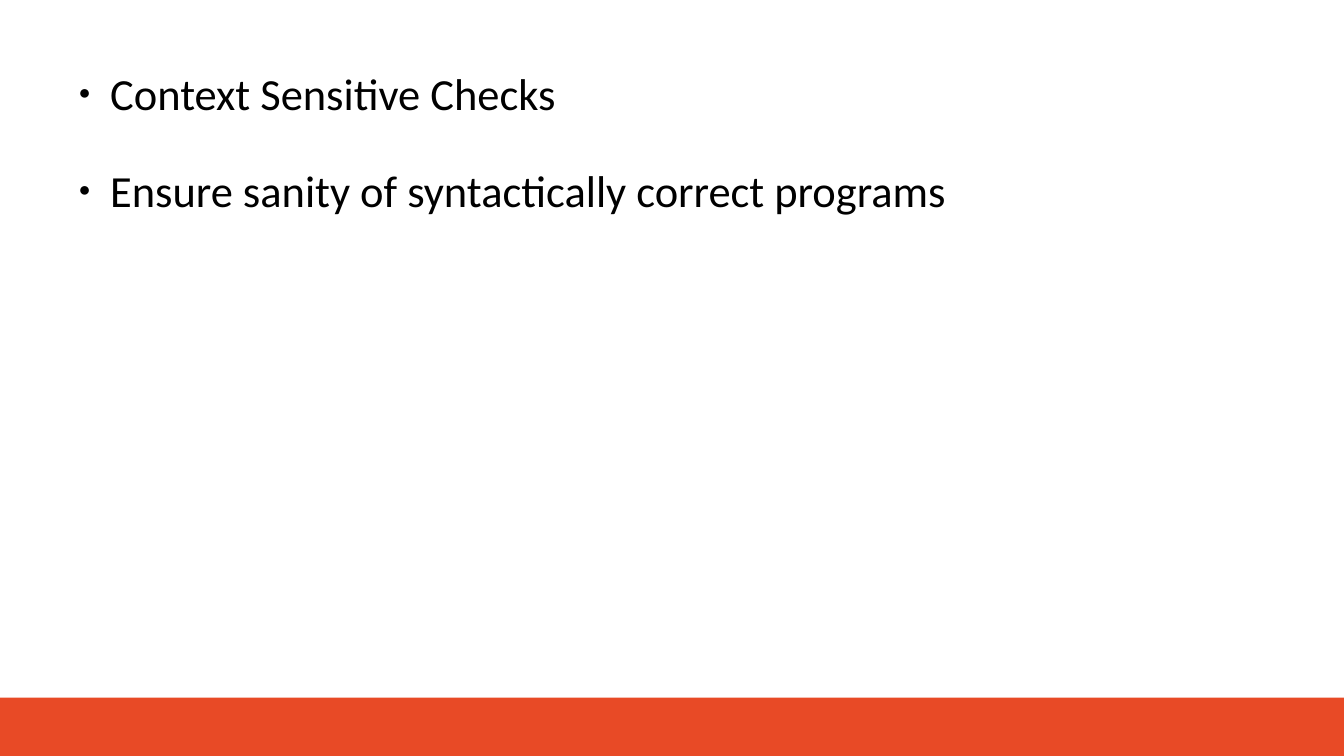
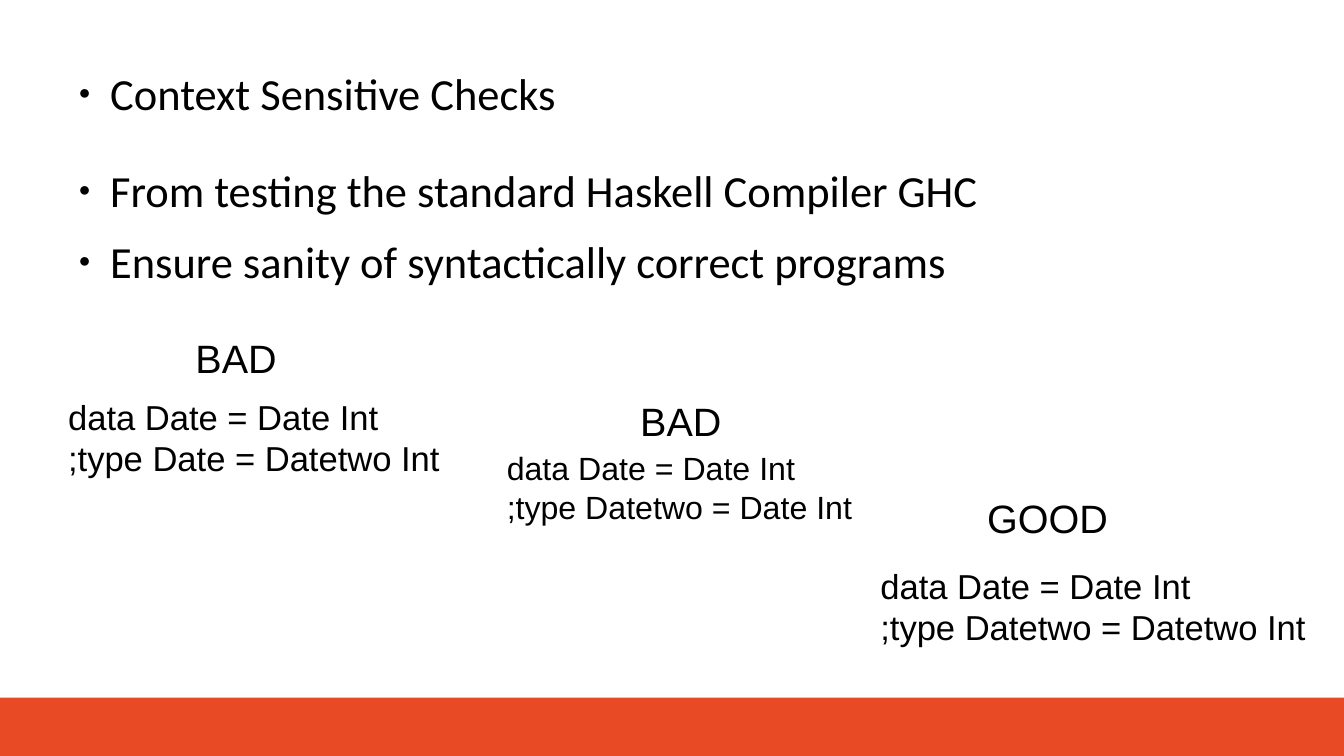
Before and after one commit to brrmorre/SeniorThesis, a slide deck: slide 6 of presentation/presentation.odp (slide 7 before the commit). Drawn at 1344x756 pixels with LibreOffice and Linux fonts; fonts in the diff are those of the drawing; background and template pictures are left out. Boxes give left, top, right and bottom in pixels: in the first picture for what was removed or moved away, otherwise in the second. Text is boxed around its words. In the diff, an @@ line names an element or a change of style, - is before the commit and + after.

```diff
--- a/presentation/presentation.odp
+++ b/presentation/presentation.odp
@@ text at [110,176,977,215]: paragraph added @@
+● From testing the standard Haskell Compiler GHC
@@ text added at [195,345,276,373], 32 pt, text #000000 @@
+BAD
@@ text added at [68,405,439,478], 28 pt, text #000000 @@
+data Date = Date Int
+;type Date = Datetwo Int
@@ text added at [640,408,721,436], 32 pt, text #000000 @@
+BAD
@@ text added at [507,456,852,525], 26 pt, text #000000 @@
+data Date = Date Int
+;type Datetwo = Date Int
@@ text added at [987,505,1108,534], 32 pt, text #000000 @@
+GOOD
@@ text added at [880,574,1305,647], 28 pt, text #000000 @@
+data Date = Date Int
+;type Datetwo = Datetwo Int
```
Also in this commit, not shown: 2 other slides changed, 2 slides added, 3 slides removed, 7 other files.
